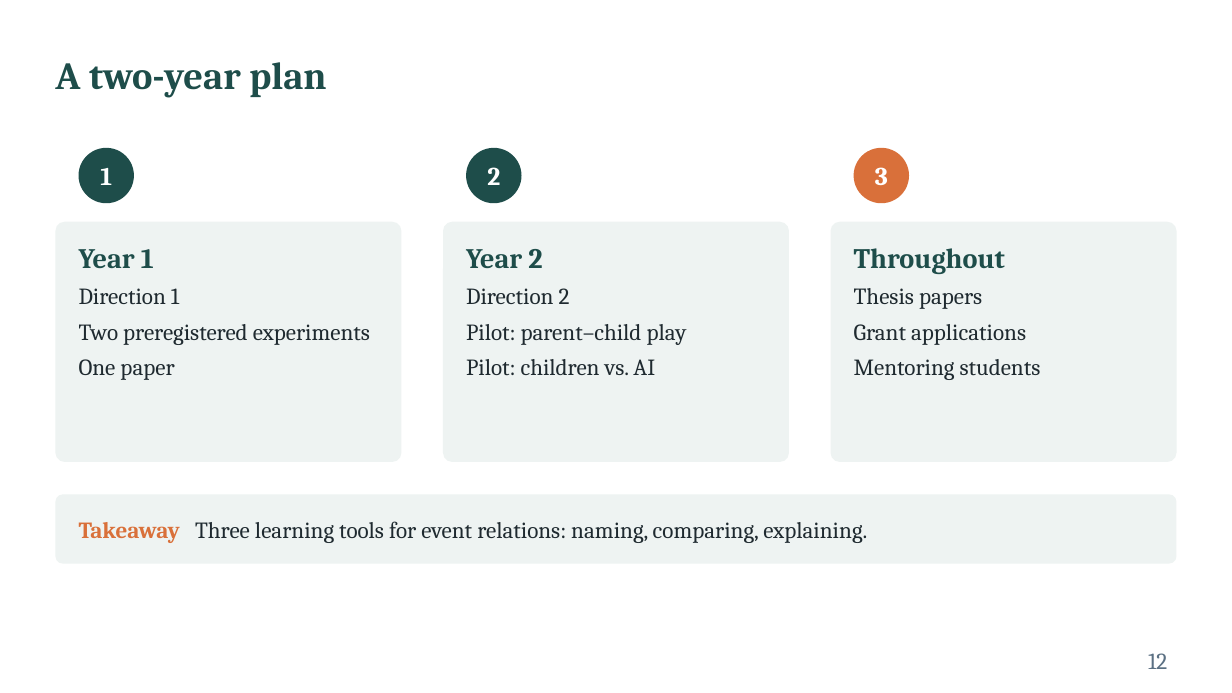
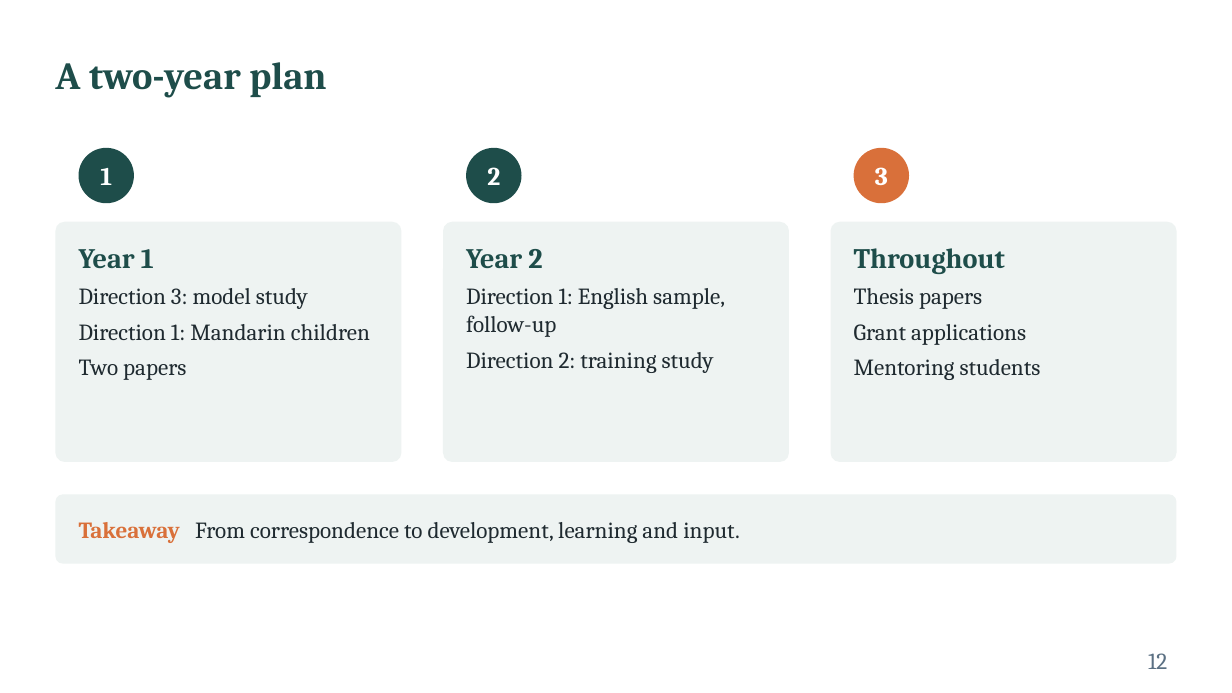
Before and after one commit to xtaoliu/claude, a slide deck: slide 12 of Liu_postdoc_interview_talk.pptx. Drawn at 1232x693 pixels with LibreOffice and Linux fonts; fonts in the diff are those of the drawing. Boxes give left, top, right and bottom in pixels: in the first picture for what was removed or moved away, otherwise in the second. Text is boxed around its words. In the diff, an @@ line names an element or a change of style, - is before the commit and + after.

```diff
--- a/Liu_postdoc_interview_talk.pptx
+++ b/Liu_postdoc_interview_talk.pptx
@@ text at bbox=[79, 288, 370, 380]: text changed @@
-Direction 1
-Two preregistered experiments
-One paper
+Direction 3: model study
+Direction 1: Mandarin children
+Two papers
@@ text at bbox=[466, 288, 725, 373]: text changed @@
-Direction 2
-Pilot: parent–child play
-Pilot: children vs. AI
+Direction 1: English sample, follow-up
+Direction 2: training study
@@ text at bbox=[79, 522, 739, 543]: text changed @@
-Takeaway Three learning tools for event relations: naming, comparing, explaining.
+Takeaway From correspondence to development, learning and input.
```
Also in this commit, not shown: 2 other slides changed, 4 slides added, 4 slides removed, 1 other file.
